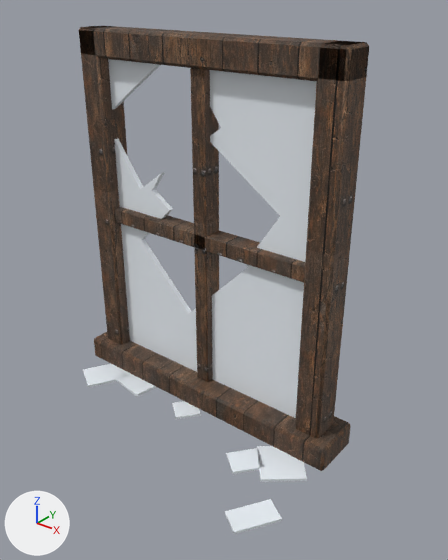
The glTF model content/models/structures/broken-window-v01.glb: old version first, new version second.
Camera for both pictures: a 50 mm lens placed at (1.366, -1.411, 1.556), pointed at (0.167, 0.088, 0.627). The axes (+X, +Y, +Z) are drawn at lower left. The lights are the same throughout. The first picture is the older version.

Objects in the first picture: 'broken-window'.
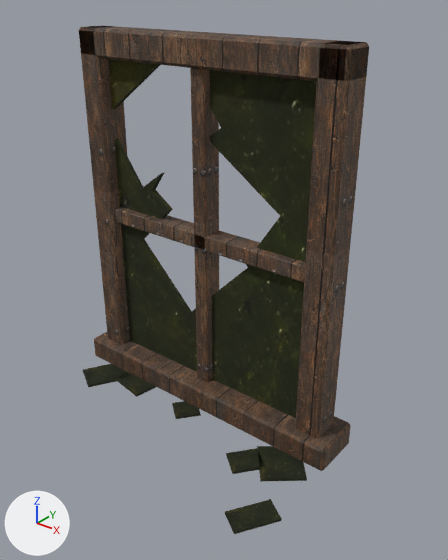
The change, as a list of edits to the scene's bpy script:
```text
Add img_dark_green_glass_photo_v01:
    img_dark_green_glass_photo_v01 = load_image('dark-green-glass-photo-v01', '_unpacked/dark-green-glass-photo-v01', 1254, 1254, 'sRGB')
Change mat_glass:
    remove mat_glass.base_color = (0.85, 0.9, 0.95)  # white #edf3f9
    add mat_glass.texture = img_dark_green_glass_photo_v01
    mat_glass.roughness: 0.1 -> 0.92
```

Boxes (x1, y1, x2, y2) around the edits, measured in the pictures (448 x 560 px):
'broken-window', surface changed (grey to black)
    both: (83, 28, 354, 534)
